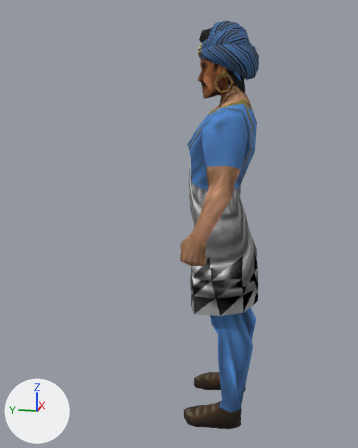
Renders of the glTF model assets/models/units/maur_villager.glb from each side of a commit.
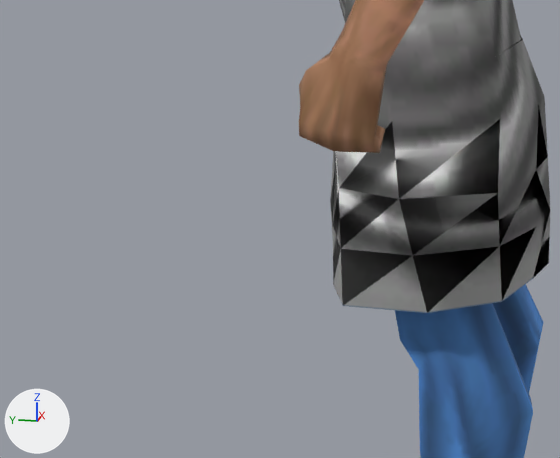
Each version appears first whole from a 50 mm lens placed at (-2.086, -0.221, 1.389), pointed at (-0.005, 0.195, 0.868), and next in a close-up on the part from 24% to 73% of the width and 49% to 81% of the height. Arrows for +X, +Y and +Z are at lower left; the lights stay in place. The first two pictures are the older version. Where no turn or scale is listed for an object, it has been applied to the vertices.

In view in the first close-up: 'maur_villager_part0'.
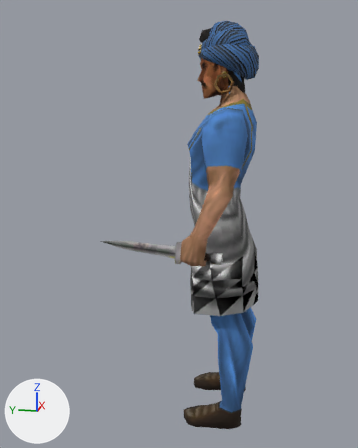
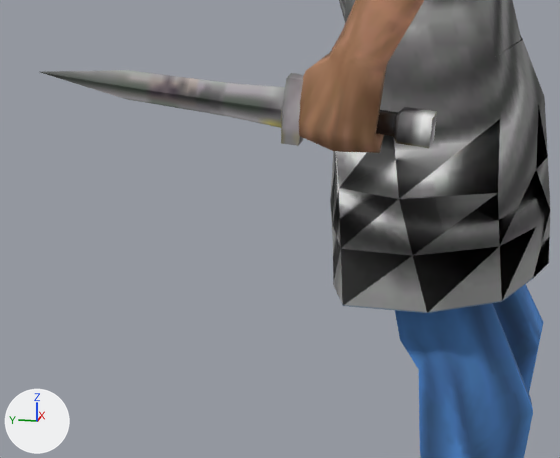
The newer file is also turned or shifted as a whole; pictures and numbers use the older file's frame.

Changed parts and their boxes [x1, y1, x2, y2] in the close-ups (560 x 458 px):
'maur_villager_part5', added
    after: [40, 70, 437, 148]

Edits to the bpy script that builds the scene:
```text
Add img_tex5:
    img_tex5 = load_image('tex5', '_unpacked/tex5', 256, 256, 'sRGB')
Add mat_mat5:
    mat_mat5 = principled_material('mat5')
    mat_mat5.texture = img_tex5
    mat_mat5.roughness = 0.9
Add me_maur_villager_part5:
    me_maur_villager_part5.from_pydata(...)  # 41 vertices, 78 faces; spans x -0.345..-0.301, y -0.037..0.452, z 0.793..0.876
    me_maur_villager_part5.materials.append(mat_mat5)  # picture img_tex5
Add ob_maur_villager_part5:
    ob_maur_villager_part5 = bpy.data.objects.new('maur_villager_part5', me_maur_villager_part5)
    ob_maur_villager_part5.location = (0.0, 0.003, 0.0)
```
